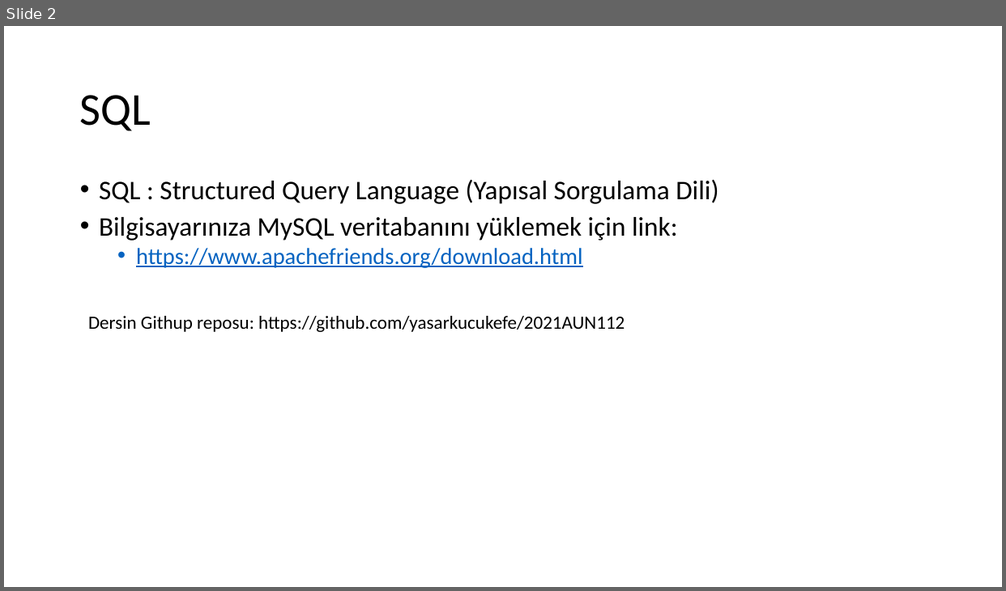
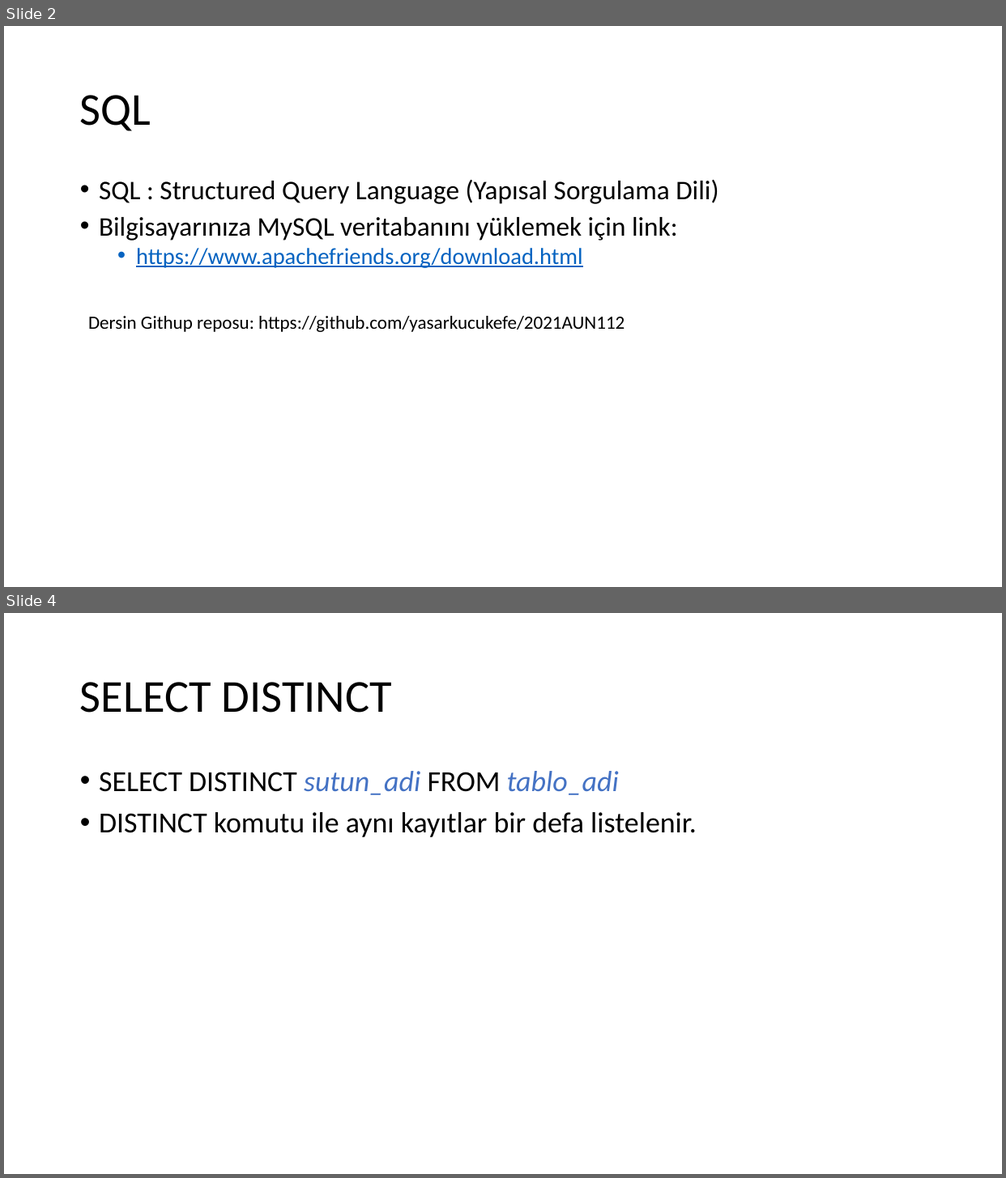
Before and after one commit to yasarkucukefe/AUN_112, a slide deck: 1.hafta/sunum.pptx. Shown one above the other, each under a label of ours: slide 2 before the commit, slides 2 and 4 after it; the slides between them are not shown. The pictures are 1006x591 and 1006x1178 pixels, drawn with LibreOffice and Linux fonts; fonts in the diff are those of the drawing. Boxes give left, top, right and bottom in pixels: in the first picture for what was removed or moved away, otherwise in the second. Text is boxed around its words. In the diff, an @@ line names an element or a change of style, - is before the commit and + after.

```diff
--- a/1.hafta/sunum.pptx
+++ b/1.hafta/sunum.pptx
@@ slide 4 added at [4,613,1002,1174], background #FFFFFF @@
@@ title added at [80,682,392,713], 44 pt, text #000000 @@
+SELECT DISTINCT
@@ text added at [99,771,697,837], 28 pt, text #000000 @@
+• SELECT DISTINCT sutun_adi FROM tablo_adi
+• DISTINCT komutu ile aynı kayıtlar bir defa listelenir.
```
Also in this commit, not shown: 4 other slides added, 1 other file.
